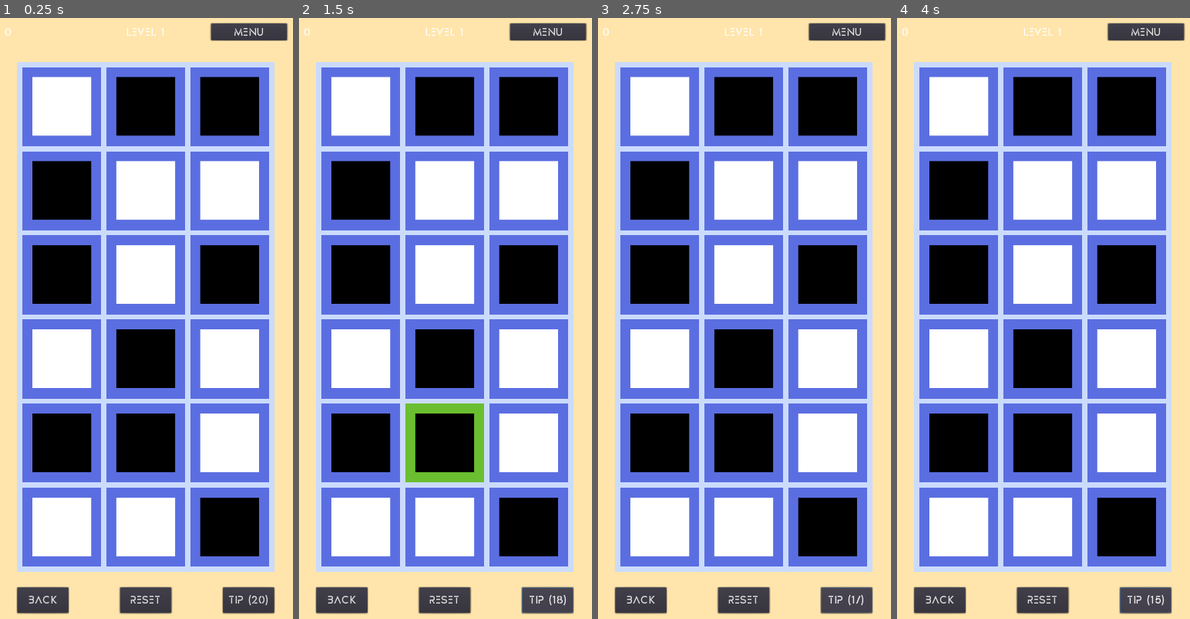
Above: before the commit, frames 1-4 (left to right).
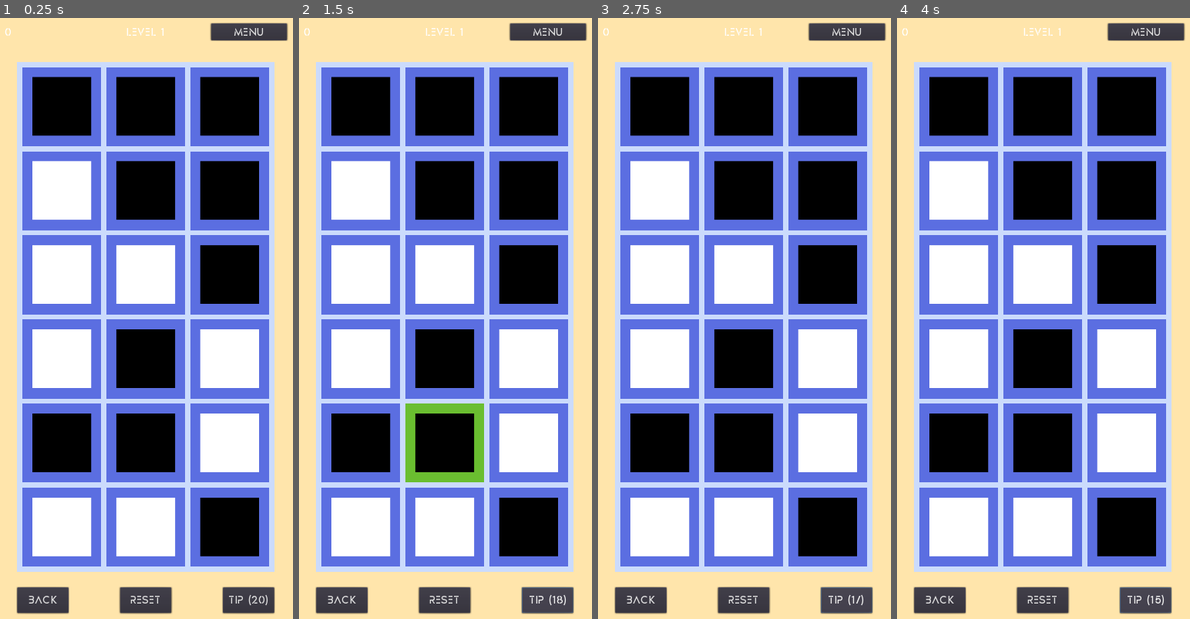
Above: after the commit, the same moments.

Repository: sisipun/SleepyCity
Game: Godot game, scene res://Game/Level/Generated/GeneratedLevel.tscn
The game is run twice, just before and just after one commit, with the same random seed, the same clock (stepped at 60 frames per second) and the same inputs. This scene is started directly instead of the project's main scene.
Inputs:
- Up to frame 1 (0.25 s): no input
- Up to frame 2 (1.5 s): click "Tip (20)" at 0.5 s; click "Tip (19)" at 1.25 s
- Up to frame 3 (2.75 s): click "Tip (18)" at 2 s
- Up to frame 4 (4 s): click "Tip (17)" at 2.75 s; click "Tip (16)" at 3.5 s

The runs differ from the first frame. In frame 1, 10% of the frame differs, in the area x 11-89%, y 9-48%; in frame 2, 10%; in frame 3, 10%; in frame 4, 10%.

Commit message:
new generation level strategue

Diff:
--- a/Game/Level/Generated/GeneratedLevel.gd
+++ b/Game/Level/Generated/GeneratedLevel.gd
@@ -9,9 +9,8 @@
 
 func _ready() -> void:
 	var generated_count: = Storage.get_generated_count()
-	var min_solution_size: = min(max(generated_count / 3, 3), 15)
-	var solution_size: = randi() % 3 + min_solution_size
-	var width: = min(max(2 * min_solution_size / 3, 3), 10)
+	var width: int = min(max(sqrt(generated_count + 10), 3), 10)
+	var solution_size: int = randi() % 3 + (min(max(round(0.2 * width * width), 3), 20) - 1)
 	_level = generate(width, width * 2, solution_size)
 	$LevelArea.set_level(_level)
 	emit_signal("init", Storage.get_generated_count() + 1)
--- a/Game/Level/LevelMap.gd
+++ b/Game/Level/LevelMap.gd
@@ -6,6 +6,7 @@
 var _map: Array = []
 var _steps: Array = []
 var _solutions: Array = []
+var _completed = false
 var _solution_changed = true
 
 
@@ -52,7 +53,7 @@
 
 
 func is_complete() -> bool:
-	return solution_size() == 0
+	return _completed
 
 
 func step(i: int, j: int) -> bool:
@@ -71,6 +72,7 @@
 
 	if _is_target_complete():
 		_solutions.clear()
+		_completed = true
 
 	return true
 
--- a/Game/Storage.gd
+++ b/Game/Storage.gd
@@ -968,7 +968,7 @@
 
 func complete_generated_level(info: LevelInfo, step_count: int, took_tip: bool) -> void:
 	var pack: PackInfo = get_current_pack()
-	var earned_bonuses: = 0
+	var earned_bonuses: int = 0
 
 	_game.generated_count += 1
 	if not took_tip and len(info.solution) >= step_count:
